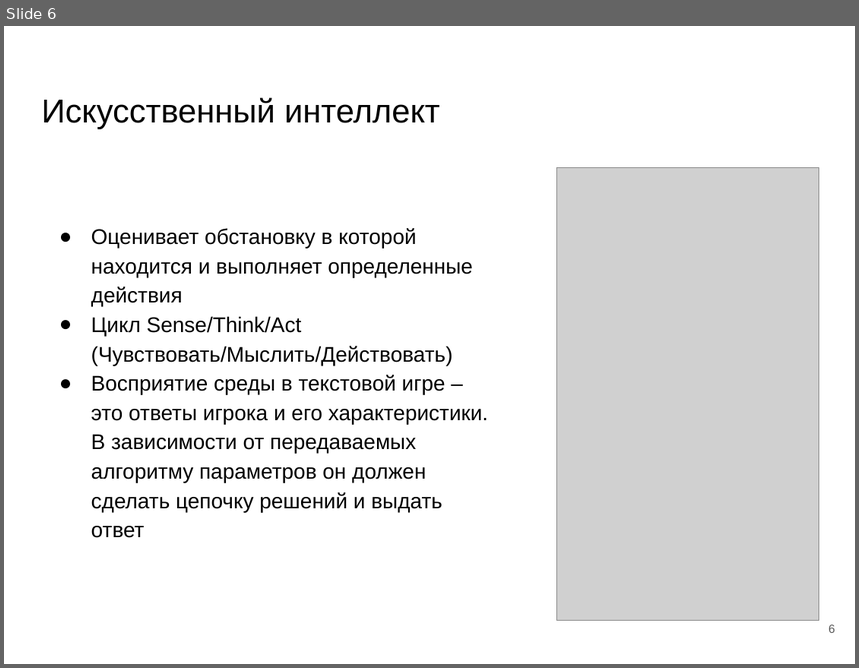
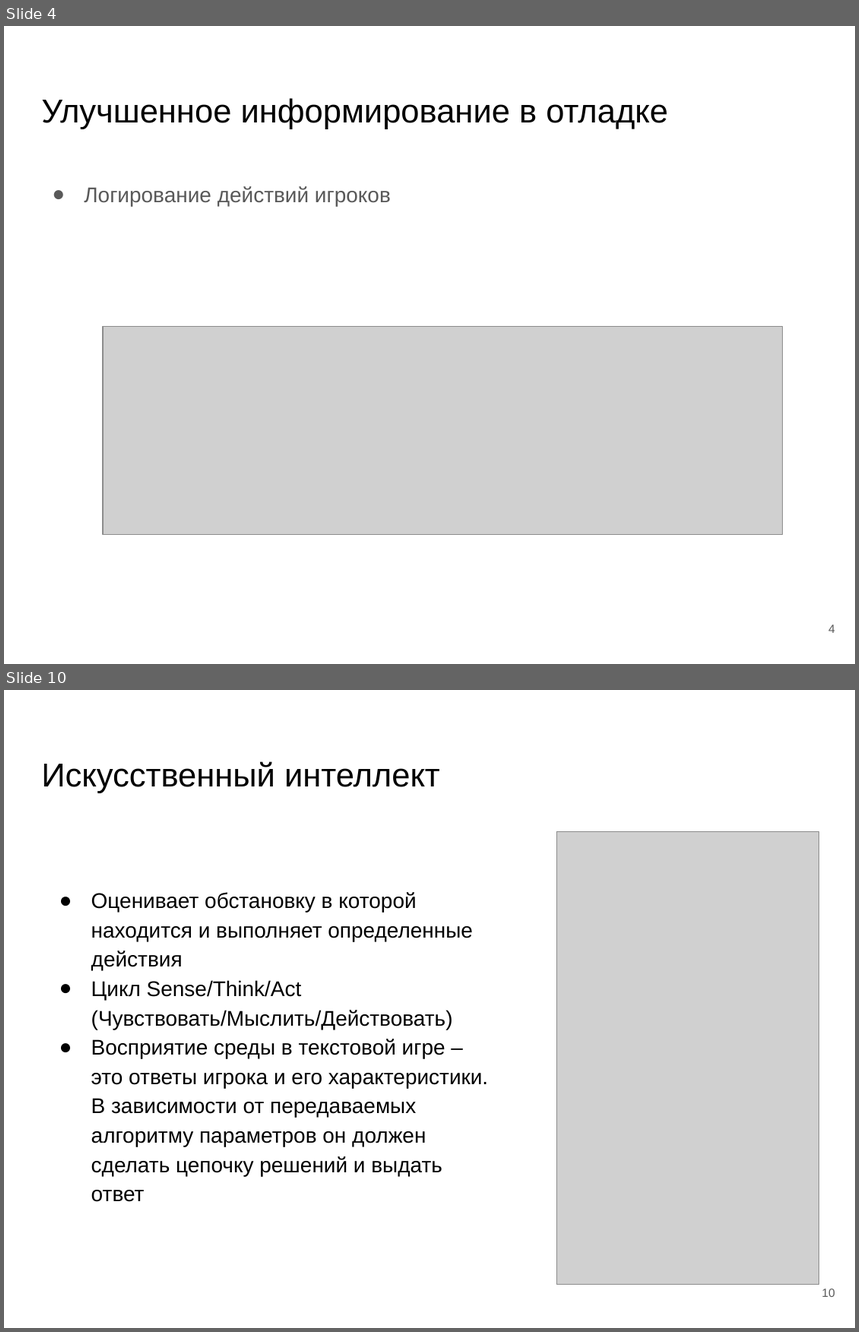
Before and after one commit to kolobok001/Uirs, a slide deck: otchet/Видякин Голушков.pptx. Shown one above the other, each under a label of ours: slide 6 before the commit, slides 4 and 10 after it; the slides between them are not shown. The pictures are 859x668 and 859x1332 pixels, drawn with LibreOffice and Linux fonts; fonts in the diff are those of the drawing; grey boxes stand for pictures. Boxes give left, top, right and bottom in pixels: in the first picture for what was removed or moved away, otherwise in the second. Text is boxed around its words. In the diff, an @@ line names an element or a change of style, - is before the commit and + after.

```diff
--- a/otchet/Видякин Голушков.pptx
+++ b/otchet/Видякин Голушков.pptx
@@ slide 4 added at bbox=[4, 26, 855, 664], background #FFFFFF @@
@@ title added at bbox=[41, 98, 668, 129], 28 pt, text #000000 @@
+Улучшенное информирование в отладке
@@ text added at bbox=[84, 186, 391, 206], 18 pt, text #595959 @@
+● Логирование действий игроков
@@ picture added at bbox=[103, 326, 783, 534] @@
@@ page number added at bbox=[829, 625, 835, 633], 10 pt, text #595959 @@
+4
@@ what was slide 6 is now slide 10 @@
@@ page number at bbox=[822, 1289, 835, 1297]: text changed @@
-6
+10
```
Also in this commit, not shown: 3 slides changed, 7 other slides added, 7 slides removed, 1 other file.
